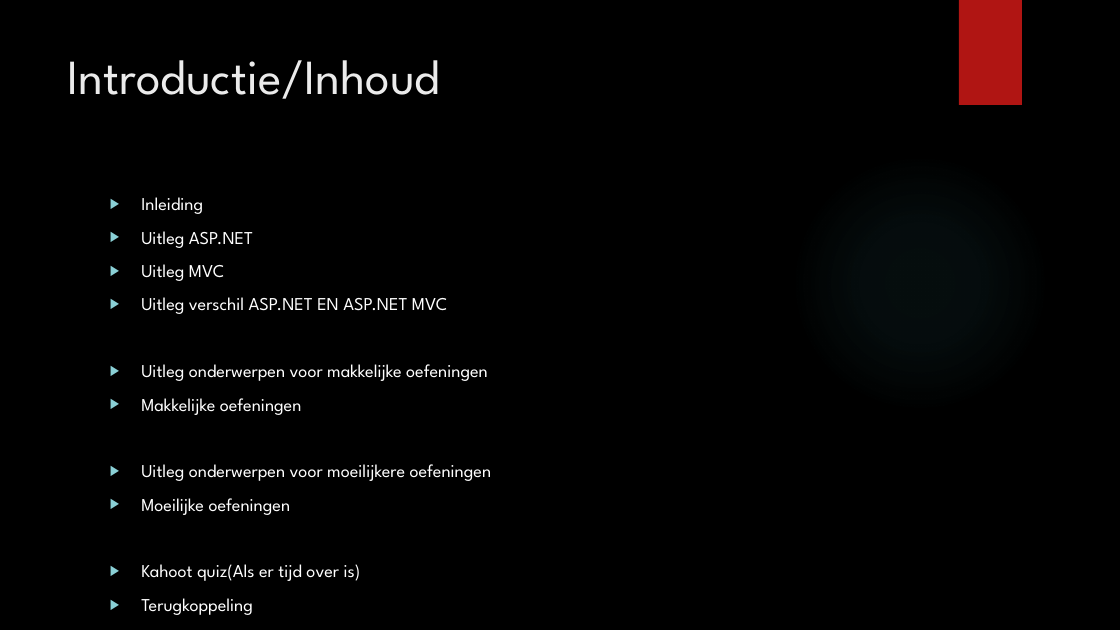
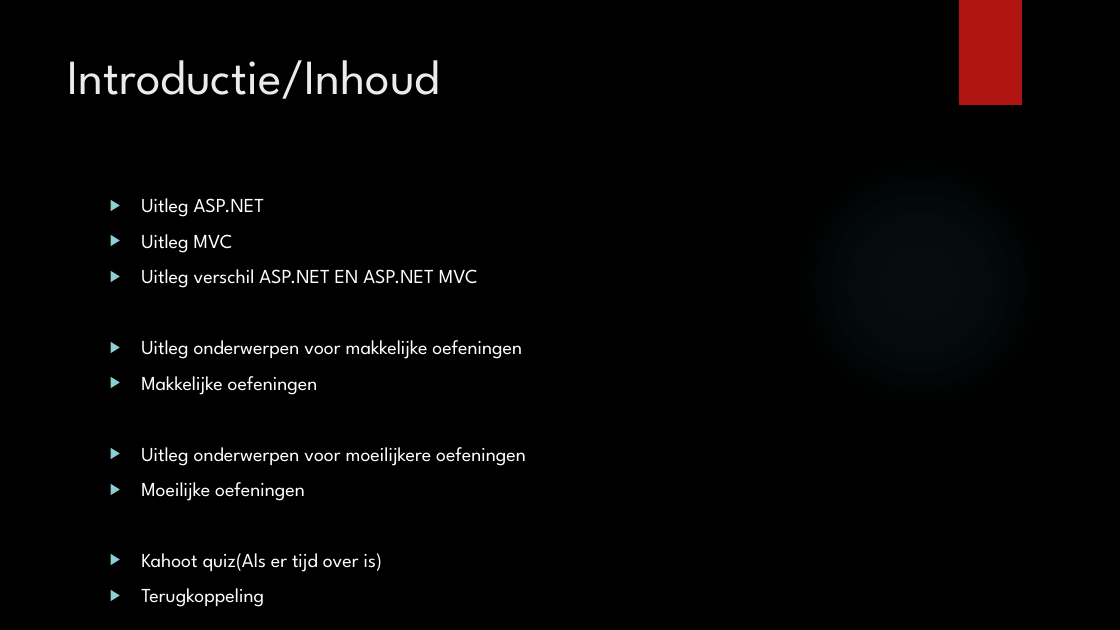
Before and after one commit to Object-Pascal/ASP-Les, a slide deck: slide 2 of Wel_Les_ASP.NET_MVC_Presentatie.pptx. Drawn at 1120x630 pixels with LibreOffice and Linux fonts; fonts in the diff are those of the drawing; background and template pictures are left out. Boxes give left, top, right and bottom in pixels: in the first picture for what was removed or moved away, otherwise in the second. Text is boxed around its words. In the diff, an @@ line names an element or a change of style, - is before the commit and + after.

```diff
--- a/Wel_Les_ASP.NET_MVC_Presentatie.pptx
+++ b/Wel_Les_ASP.NET_MVC_Presentatie.pptx
@@ text "Uitleg ASP.NET" at (141,198,526,572): size 15.5 to 17 pt @@
@@ text at (141,197,203,214): paragraph removed @@
-▶ Inleiding
```
Also in this commit, not shown: 1 slide removed.
